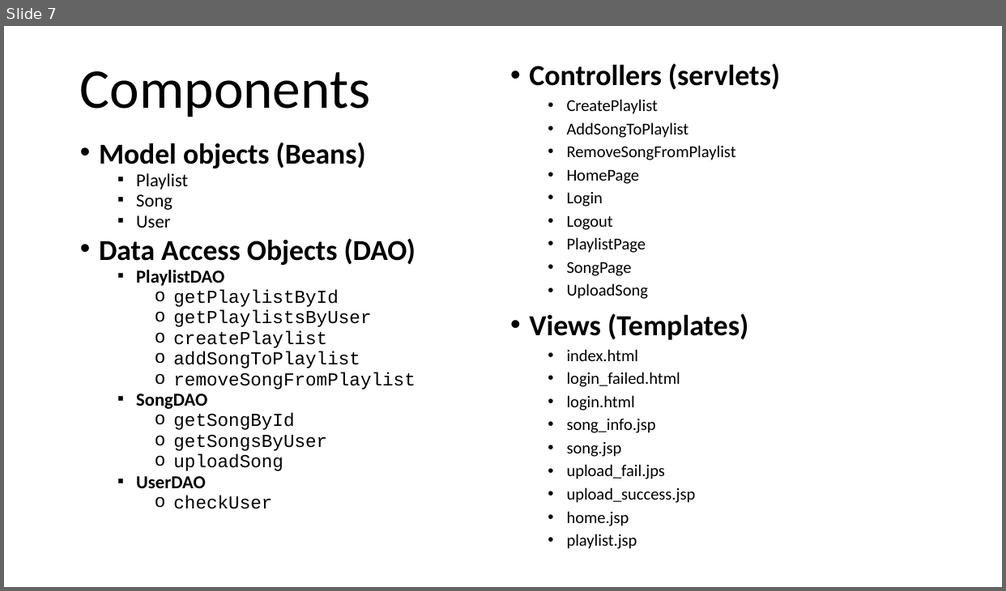
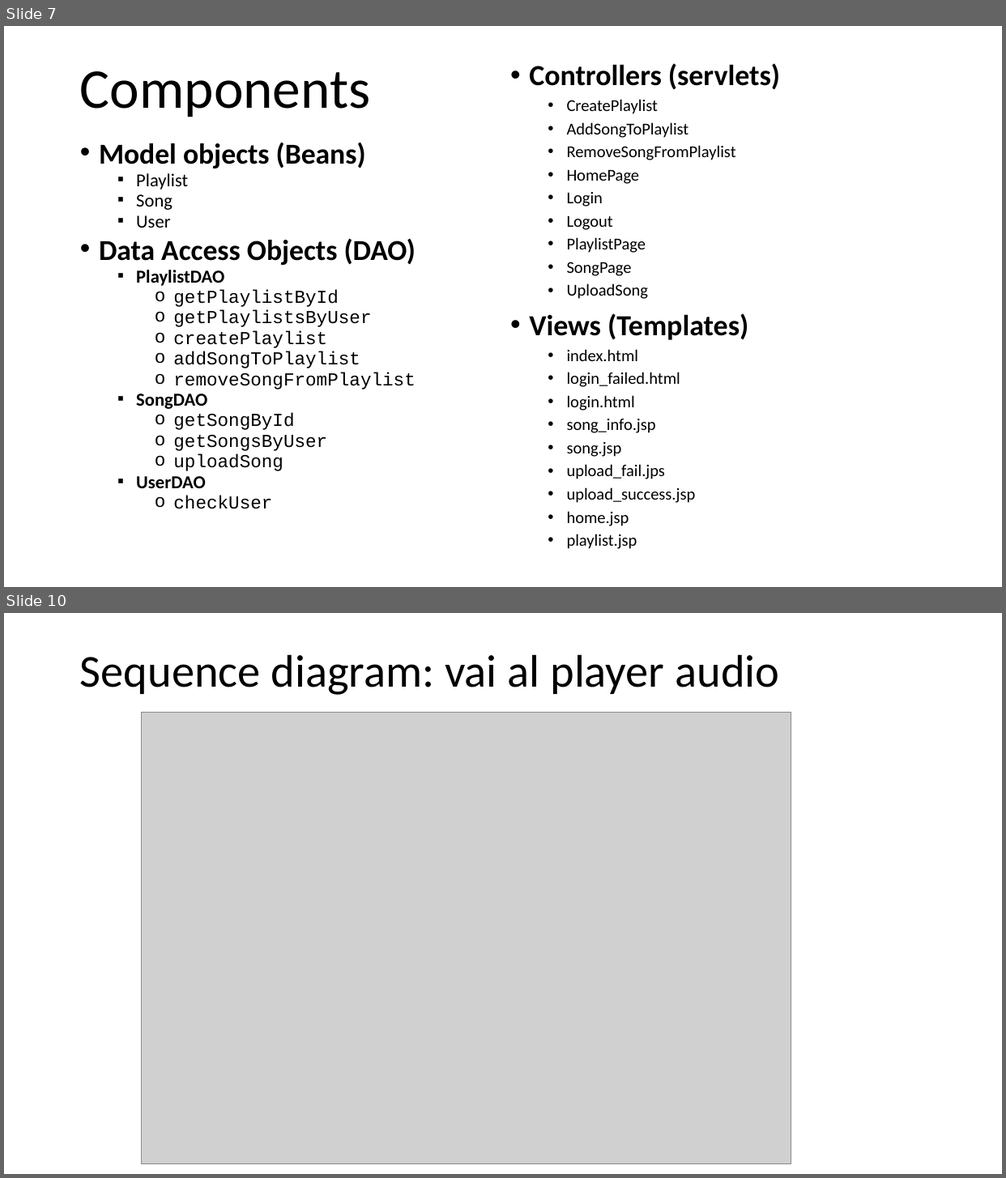
Before and after one commit to GenniImparato/PlaylistMaker, a slide deck: doc/documentation (HTML).pptx. Shown one above the other, each under a label of ours: slide 7 before the commit, slides 7 and 10 after it; the slides between them are not shown. The pictures are 1006x591 and 1006x1178 pixels, drawn with LibreOffice and Linux fonts; fonts in the diff are those of the drawing; grey boxes stand for pictures. Boxes give left, top, right and bottom in pixels: in the first picture for what was removed or moved away, otherwise in the second. Text is boxed around its words. In the diff, an @@ line names an element or a change of style, - is before the commit and + after.

Commit message:
sequence diagrams

```diff
--- a/doc/documentation (HTML).pptx
+++ b/doc/documentation (HTML).pptx
@@ slide 10 added at (x1=4, y1=613, x2=1002, y2=1174), background #FFFFFF @@
@@ title added at (x1=80, y1=654, x2=779, y2=695), 44 pt, text #000000 @@
+Sequence diagram: vai al player audio
@@ picture added at (x1=141, y1=713, x2=791, y2=1165) @@
```
Also in this commit, not shown: 2 slides changed, 4 other slides added, 18 other files.
